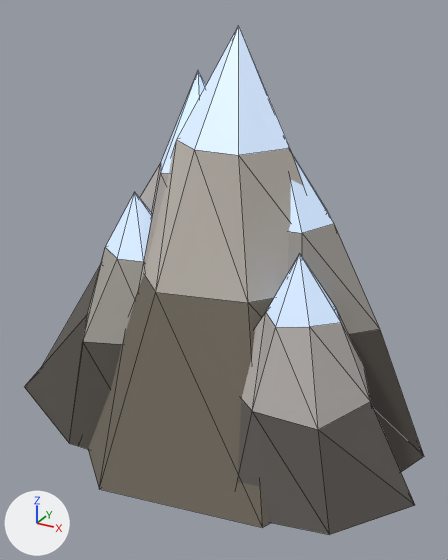
The glTF model public/assets/3d/props/mountain-2.glb, before and after one commit.
Rendered twice from a 50 mm lens placed at (1.37, -2.54, 1.97), pointed at (-0.01, -0.03, 0.72). Lighting does not change. The marker at lower left points along +X, +Y and +Z. The older version comes first. Mesh edges are drawn as thin lines.

The scene before the commit, as lines of its bpy script (objects in view):
```python
me_mountain_0 = bpy.data.meshes.new('mountain-0')
me_mountain_0.from_pydata(...)  # 23 vertices, 42 faces; spans x -0.94..0.92, y -0.9..1.09, z 0.0..1.9
# faces by material slot: [21, 14, 7]
me_mountain_0.materials.append(mat_mtn_l_0)  # brown #6f695d
me_mountain_0.materials.append(mat_mtn_u_0)  # light grey #bfb8af
me_mountain_0.materials.append(mat_mtn_s_0)  # white #e5f1fa, glowing blue #506a90
me_mountain_1 = bpy.data.meshes.new('mountain-1')
me_mountain_1.from_pydata(...)  # 46 vertices, 84 faces; spans x -1.12..1.1, y -0.76..1.02, z 0.0..1.7
# faces by material slot: [42, 28, 14]
me_mountain_1.materials.append(mat_mtn_l_1)  # dark grey #615d59
me_mountain_1.materials.append(mat_mtn_u_1)  # grey #b5afac
me_mountain_1.materials.append(mat_mtn_s_1)  # pale blue #e1eff9, glowing blue #506a90
me_mountain_2 = bpy.data.meshes.new('mountain-2')
me_mountain_2.from_pydata(...)  # 69 vertices, 126 faces; spans x -1.06..1.06, y -0.75..1.08, z 0.0..1.45
# faces by material slot: [63, 42, 21]
me_mountain_2.materials.append(mat_mtn_l_2)  # dark grey #504b45
me_mountain_2.materials.append(mat_mtn_u_2)  # grey #a29e97
me_mountain_2.materials.append(mat_mtn_s_2)  # pale blue #e2f0fa, glowing blue #506a90
ob_mountain_0 = bpy.data.objects.new('mountain-0', me_mountain_0)
ob_mountain_0.location = (0.0, 0.0, 0.0)
ob_mountain_1 = bpy.data.objects.new('mountain-1', me_mountain_1)
ob_mountain_1.location = (0.0, 0.0, 0.0)
ob_mountain_2 = bpy.data.objects.new('mountain-2', me_mountain_2)
ob_mountain_2.location = (0.0, 0.0, 0.0)
```
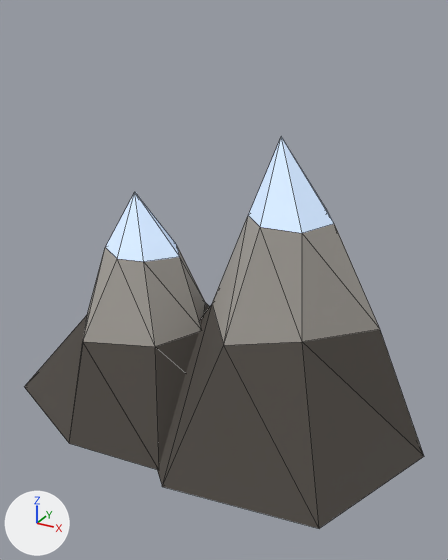
Pixel boxes [x1, y1, x2, y2] of what changed, in the pictures (448 x 560 px):
'mountain-0', deleted
    before: [88, 26, 304, 528]
    faces in mat_mtn_l_0 (brown #6f695d): [88, 275, 274, 528]
    faces in mat_mtn_u_0 (light grey #bfb8af): [144, 140, 304, 303]
    faces in mat_mtn_s_0 (white #e5f1fa, glowing blue #506a90): [177, 26, 290, 155]
'mountain-1', deleted
    before: [42, 70, 415, 535]
    faces in mat_mtn_l_1 (dark grey #615d59): [42, 267, 415, 535]
    faces in mat_mtn_u_1 (grey #b5afac): [140, 163, 371, 430]
    faces in mat_mtn_s_1 (pale blue #e1eff9, glowing blue #506a90): [161, 70, 341, 327]
'mountain-2', unchanged, uncovered by the edit
    before: [25, 156, 424, 472]
    after: [25, 136, 424, 528]

Patch to the scene script:
```diff
--- a/public/assets/3d/props/mountain-2.glb.py
+++ b/public/assets/3d/props/mountain-2.glb.py
@@ ob_mountain_0 @@
-ob_mountain_0 = bpy.data.objects.new('mountain-0', me_mountain_0)
-ob_mountain_0.location = (0.0, 0.0, 0.0)
@@ ob_mountain_1 @@
-ob_mountain_1 = bpy.data.objects.new('mountain-1', me_mountain_1)
-ob_mountain_1.location = (0.0, 0.0, 0.0)
```
